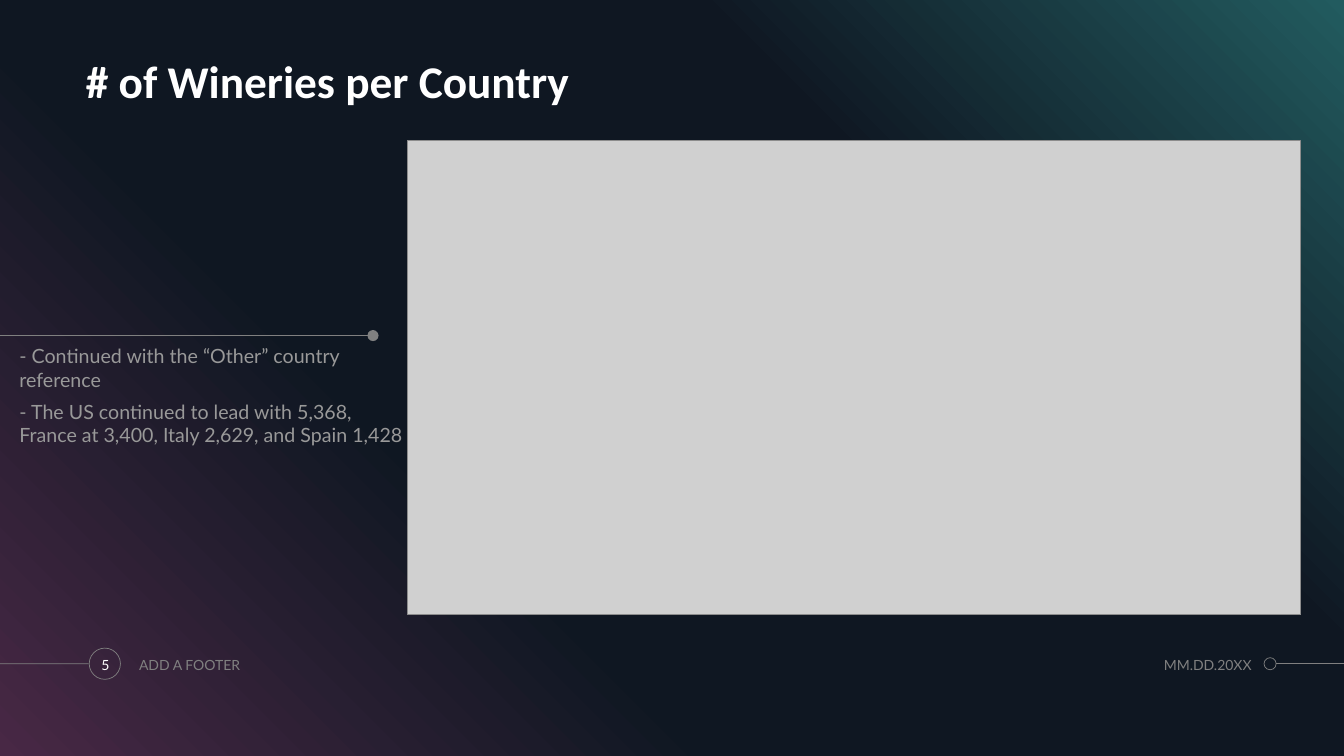
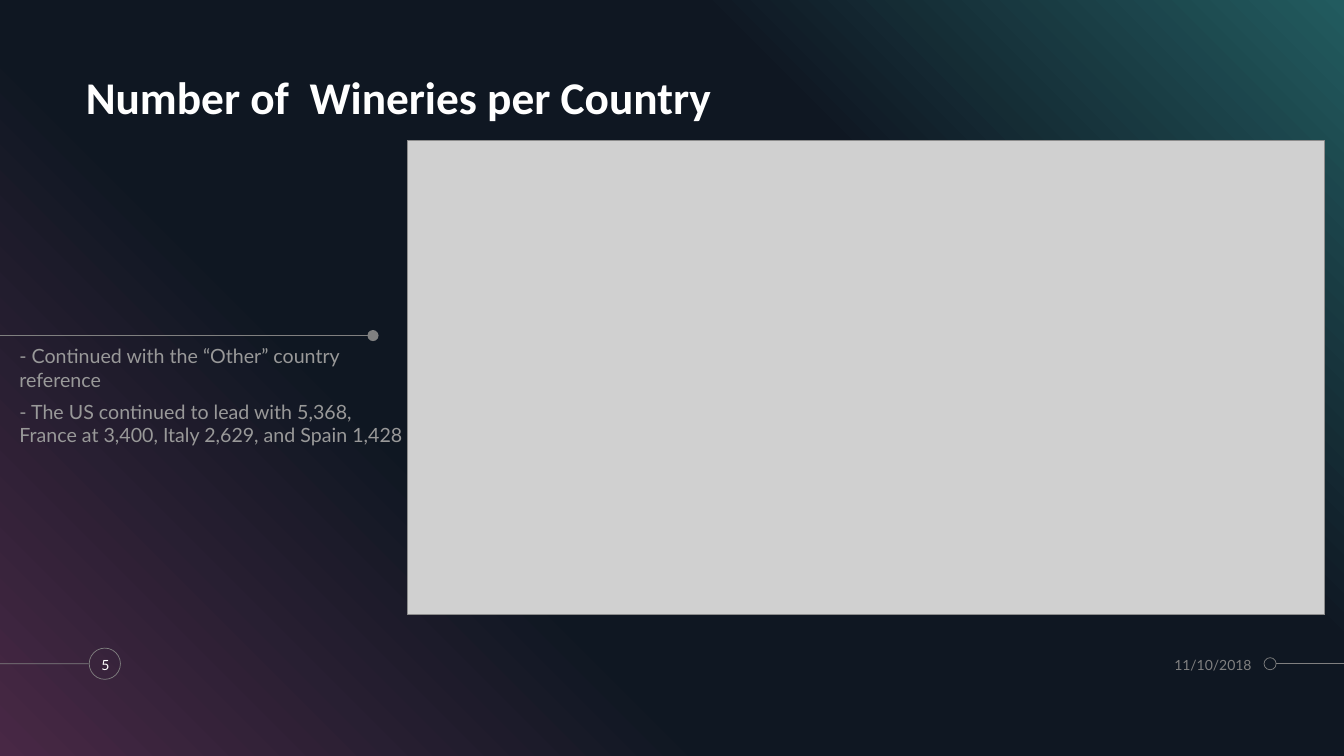
Before and after one commit to madengr00/PourTaste, a slide deck: slide 5 of Output/pourtaste_3.pptx. Drawn at 1344x756 pixels with LibreOffice and Linux fonts; fonts in the diff are those of the drawing; grey boxes stand for pictures. Boxes give left, top, right and bottom in pixels: in the first picture for what was removed or moved away, otherwise in the second. Text is boxed around its words. In the diff, an @@ line names an element or a change of style, - is before the commit and + after.

```diff
--- a/Output/pourtaste_3.pptx
+++ b/Output/pourtaste_3.pptx
@@ title at <box>86,82,711,121</box>: text changed @@
-# of Wineries per Country
+Number of Wineries per Country
@@ picture: place and size @@
-picture at <box>407,141,1301,615</box>
+picture at <box>407,141,1325,615</box>
@@ text removed at <box>139,660,240,670</box> @@
-ADD A FOOTER
@@ text at <box>1174,660,1251,671</box>: text changed @@
-MM.DD.20XX
+11/10/2018
```
Also in this commit, not shown: 17 other slides changed, 2 slides added, 1 slide removed, 2 other files.
